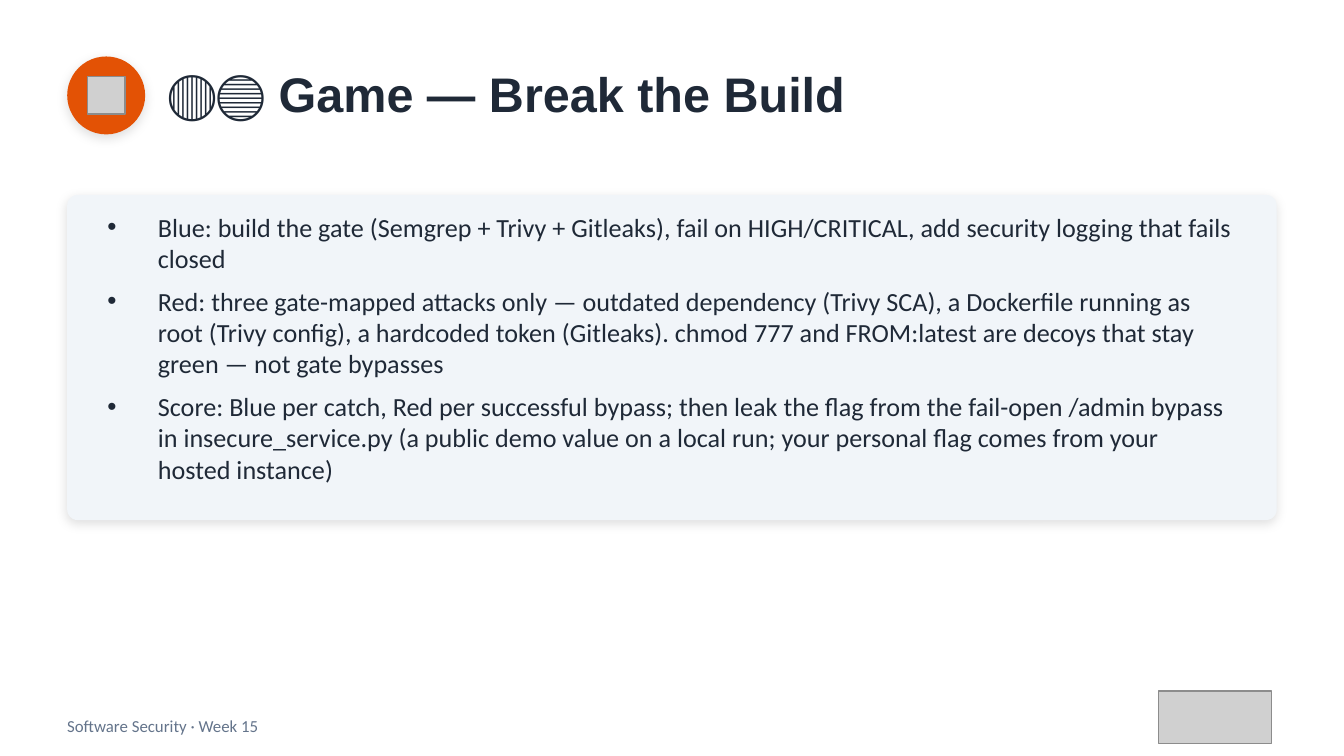
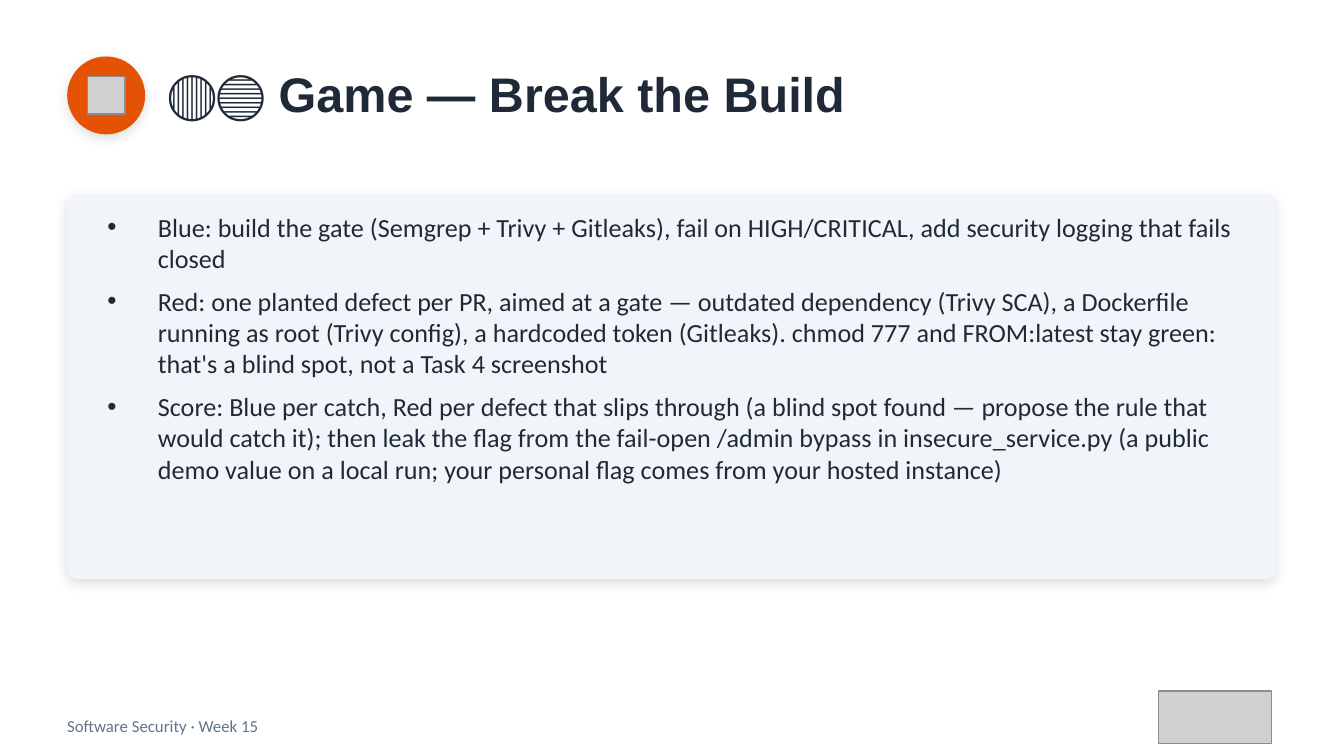
Before and after one commit to 6631503001/software-security, a slide deck: slide 17 of slides/pptx/week15.pptx (slide 16 before the commit). Drawn at 1344x756 pixels with LibreOffice and Linux fonts; fonts in the diff are those of the drawing; grey boxes stand for pictures. Boxes give left, top, right and bottom in pixels: in the first picture for what was removed or moved away, otherwise in the second. Text is boxed around its words. In the diff, an @@ line names an element or a change of style, - is before the commit and + after.

```diff
--- a/slides/pptx/week15.pptx
+++ b/slides/pptx/week15.pptx
@@ rounded rectangle: place and size @@
-rounded rectangle at [67, 195, 1277, 520]
+rounded rectangle at [67, 195, 1277, 579]
@@ rounded rectangle at [67, 195, 1277, 579]: proportions changed @@
@@ text at [158, 292, 1216, 484]: text changed @@
-• Red: three gate-mapped attacks only — outdated dependency (Trivy SCA), a Dockerfile running as root (Trivy config), a hardcoded token (Gitleaks). chmod 777 and FROM:latest are decoys that stay green — not gate bypasses
-• Score: Blue per catch, Red per successful bypass; then leak the flag from the fail-open /admin bypass in insecure_service.py (a public demo value on a local run; your personal flag comes from your hosted instance)
+• Red: one planted defect per PR, aimed at a gate — outdated dependency (Trivy SCA), a Dockerfile running as root (Trivy config), a hardcoded token (Gitleaks). chmod 777 and FROM:latest stay green: that's a blind spot, not a Task 4 screenshot
+• Score: Blue per catch, Red per defect that slips through (a blind spot found — propose the rule that would catch it); then leak the flag from the fail-open /admin bypass in insecure_service.py (a public demo value on a local run; your personal flag comes from your hosted instance)
```
Also in this commit, not shown: 2 other slides changed, 1 slide added, 30 other files.
